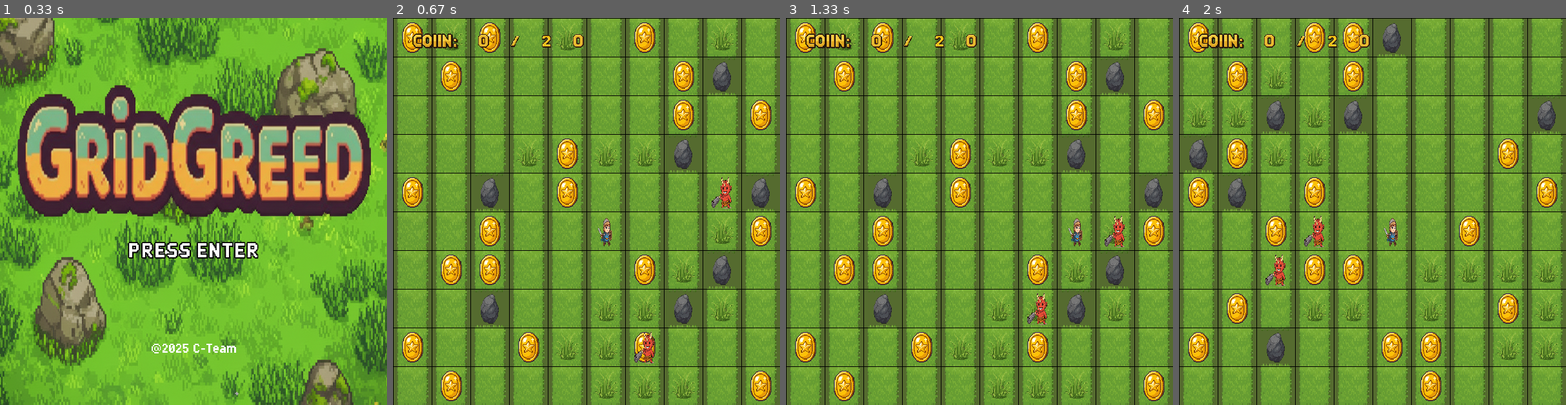
Above: before the commit, frames 1-4 (left to right).
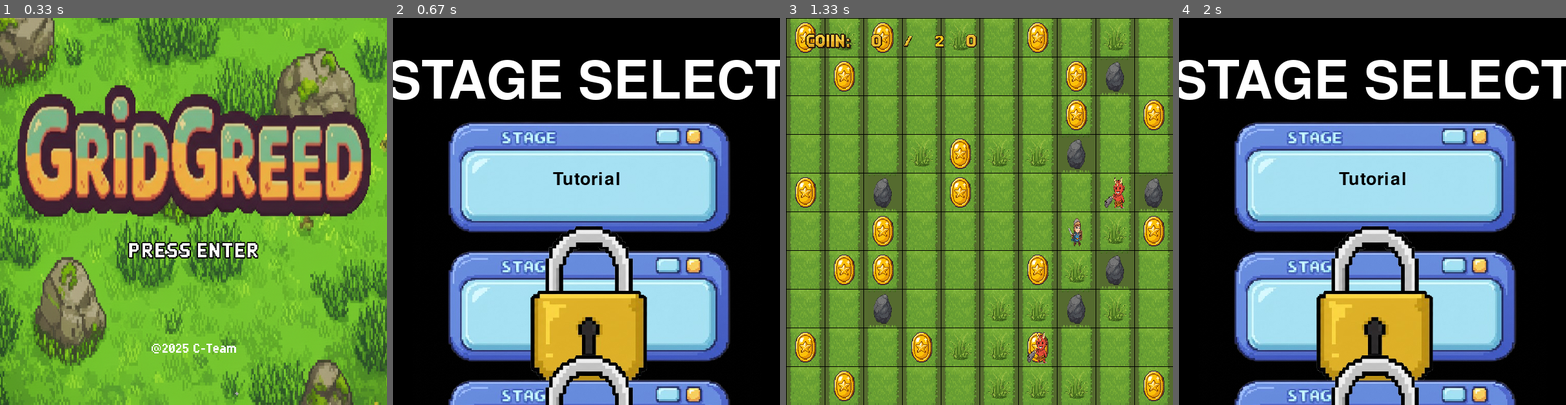
Above: after the commit, the same moments.

Repository: nalgo-intern/team-c-2025-summer-08-25
Game: pygame game, started from NipponAlugo_intern/oikakekko_game.py
Two runs of this game, one before a commit and one after it. Both use one fixed random seed, a clock stepped at 60 frames per second and the inputs below.
Inputs (mouse positions are in pixels of both pictures, inside the frame that each line leads up to):
- Up to frame 1 (0.33 s): no input
- Up to frame 2 (0.67 s): tap Space at 0.33 s
- Up to frame 3 (1.33 s): press the mouse at (979, 180) at 0.7 s; move the mouse to (1049, 219) at 0.8 s; release the mouse at (1114, 257) at 0.93 s; hold D from 1 s (still down)
- Up to frame 4 (2 s): release D at 1.47 s; tap Space at 1.5, 1.83 s

Frame 1 is identical in both runs. In frame 2, 98% of the frame differs, in the area x 0-100%, y 0-100%; in frame 3, 0.9%; in frame 4, 98%.

Commit message:
ステージセレクトを作った。（まだ完成していない。）

Diff:
--- a/NipponAlugo_intern/oikakekko_game.py
+++ b/NipponAlugo_intern/oikakekko_game.py
@@ -20,10 +20,13 @@
 
 # 色
 BLACK, WHITE, BG_GREEN, RED, YELLOW = (0,0,0), (255,255,255), (85,107,47), (255,0,0), (255,255,0)
+BUTTON_COLOR = (100, 100, 100)
+LOCKED_COLOR = (50, 50, 50)
 
 # UI画像のスケールファクターを定義
 UI_SCALE_FACTOR_DISPLAY = 0.15
 UI_SCALE_FACTOR = 0.07
+UI_PANEL_SCALE = 0.8
 
 # --- 画像読み込み ---
 try:
@@ -67,12 +70,25 @@
     slash_img = pygame.image.load(os.path.join(BASE_DIR, "slash.png")).convert_alpha()
     slash_img = pygame.transform.scale_by(slash_img, UI_SCALE_FACTOR)
 
+    stage_panel_img = pygame.image.load(os.path.join(BASE_DIR, "stage_panel.png")).convert_alpha()
+    stage_panel_img = pygame.transform.scale_by(stage_panel_img, UI_PANEL_SCALE)
+    lock_icon_img = pygame.image.load(os.path.join(BASE_DIR, "lock_icon.png")).convert_alpha()
+    lock_icon_img = pygame.transform.scale_by(lock_icon_img, UI_PANEL_SCALE)
+
 except pygame.error as e:
     print(f"画像の読み込みに失敗しました: {e}")
     sys.exit()
 
 # --- フォント・テキスト準備 ---
-game_over_font, info_font = pygame.font.Font(None, 100), pygame.font.Font(None, 50)
+title_font, info_font = pygame.font.Font(None, 120), pygame.font.Font(None, 50)
+button_font, stage_title_font = pygame.font.Font(None, 60), pygame.font.Font(None, 40)
+game_over_font, ui_font = pygame.font.Font(None, 100), pygame.font.Font(None, 40)
+title_text = title_font.render("Grid Greed", True, WHITE)
+title_rect = title_text.get_rect(center=(WIDTH // 2, HEIGHT // 3))
+start_text = info_font.render("Press SPACE to Start", True, WHITE)
+start_rect = start_text.get_rect(center=(WIDTH // 2, HEIGHT // 2))
+stage_select_title = title_font.render("STAGE SELECT", True, WHITE)
+stage_select_title_rect = stage_select_title.get_rect(center=(WIDTH // 2, 100))
 game_over_text = game_over_font.render("GAME OVER", True, RED)
 game_over_rect = game_over_text.get_rect(center=(WIDTH // 2, HEIGHT // 2))
 restart_text = info_font.render("Press SPACE to Restart", True, WHITE)
@@ -85,25 +101,43 @@
 field, last_move_time, coin_count = [], 0, 0
 rope_pos = (GRID_WIDTH // 2, GRID_HEIGHT // 2)
 rope = None
-oni_list = [] # ▼▼▼【変更】鬼のリストを追加 ▼▼▼
+oni_list = []
+scroll_y = 0
+is_scrolling = False # ▼▼▼【変更】スクロール中かどうかのフラグを追加 ▼▼▼
 MODE = "START_SCREEN"
 
-# ▼▼▼【変更】鬼をクラスで管理する ▼▼▼
+# --- 各クラス定義 ---
+class Stage:
+    def __init__(self, name, y_pos, locked=False):
+        self.name, self.locked = name, locked
+        self.panel_rect = stage_panel_img.get_rect(center=(WIDTH // 2, y_pos))
+        self.title_text = stage_title_font.render(name, True, BLACK)
+        self.title_rect = self.title_text.get_rect(center=self.panel_rect.center)
+    def draw(self, surface, scroll):
+        draw_rect = self.panel_rect.move(0, scroll)
+        if -self.panel_rect.height < draw_rect.top < HEIGHT:
+            surface.blit(stage_panel_img, draw_rect)
+            if self.locked:
+                lock_rect = lock_icon_img.get_rect(center=draw_rect.center)
+                surface.blit(lock_icon_img, lock_rect)
+            else:
+                title_draw_rect = self.title_rect.move(0, scroll)
+                surface.blit(self.title_text, title_draw_rect)
+    def is_clicked(self, pos, scroll):
+        draw_rect = self.panel_rect.move(0, scroll)
+        return not self.locked and draw_rect.collidepoint(pos)
+
+stages = [Stage("Tutorial", 250), Stage("Stage 2", 450, locked=True), Stage("Stage 3", 650, locked=True)]
+
 class Oni:
     def __init__(self, x, y):
-        self.x = x
-        self.y = y
-        self.move_interval = random.randint(450, 650) # 鬼ごとに少し速度を変える
-        self.last_move_time = 0
+        self.x, self.y, self.last_move_time = x, y, 0
+        self.move_interval = random.randint(450, 650)
         self.image = oni_img
-
     def update_position(self, bfs_map, player_pos):
-        next_pos = get_oni_next_move(bfs_map, (self.x, self.y), player_pos)
-        self.x, self.y = next_pos
-
+        self.x, self.y = get_oni_next_move(bfs_map, (self.x, self.y), player_pos)
     def draw(self, surface):
         surface.blit(self.image, (self.x * GRID_SIZE, self.y * GRID_SIZE))
-# ▲▲▲【変更】ここまで ▲▲▲
 
 class Rope:
     def __init__(self, x_pixel, target_y_pixel):
@@ -119,46 +153,6 @@
             draw_x = self.x - scaled_rope.get_width() // 2
             surface.blit(scaled_rope, (draw_x, 0))
 
-def reset_game():
-    global player_x, player_y, field, last_move_time, coin_count, rope, oni_list
-    player_x, player_y = rope_pos; coin_count = 0; rope = None
-    oni_list = [] # 鬼のリストをリセット
-
-    field = [[{"type": "grass", "bush": False, "coin": False} for _ in range(GRID_WIDTH)] for _ in range(GRID_HEIGHT)]
-
-    occupied_positions = {(player_x, player_y)} # プレイヤーの位置を占有済みとする
-
-    rocks_set = set()
-    while len(rocks_set) < random.randint(5, 10):
-        rx, ry = random.randint(0, GRID_WIDTH - 1), random.randint(0, GRID_HEIGHT - 1)
-        if (rx, ry) not in occupied_positions:
-            field[ry][rx]["type"] = "rock"; rocks_set.add((rx, ry)); occupied_positions.add((rx, ry))
-
-    coins_placed = 0
-    while coins_placed < 20:
-        cx, cy = random.randint(0, GRID_WIDTH - 1), random.randint(0, GRID_HEIGHT - 1)
-        if (cx, cy) not in occupied_positions and not field[cy][cx]["coin"]:
-            field[cy][cx]["coin"] = True; coins_placed += 1
-
-    # ▼▼▼【変更】鬼を2体生成する ▼▼▼
-    for _ in range(2):
-        while True:
-            ox, oy = random.randint(0, GRID_WIDTH - 1), random.randint(0, GRID_HEIGHT - 1)
-            distance = abs(ox - player_x) + abs(oy - player_y)
-            if (ox, oy) not in occupied_positions and distance >= 3:
-                oni_list.append(Oni(ox, oy))
-                occupied_positions.add((ox, oy))
-                break
-    # ▲▲▲【変更】ここまで ▲▲▲
-
-    for y in range(GRID_HEIGHT):
-        for x in range(GRID_WIDTH):
-            if field[y][x]["type"] == "grass" and random.random() < 0.1: field[y][x]["bush"] = True
-            if 0 <= y - 1 and field[y - 1][x]["bush"] and random.random() < 0.4: field[y][x]["bush"] = True
-            if 0 <= x - 1 and field[y][x - 1]["bush"] and random.random() < 0.4: field[y][x]["bush"] = True
-
-    last_move_time = 0
-
 class Leaf:
     def __init__(self):
         self.x, self.y = random.randint(WIDTH // 2, WIDTH + 50), random.randint(-50, 0)
@@ -173,25 +167,46 @@
         leaf_rect = rotated_leaf.get_rect(center=(int(self.x), int(self.y)))
         surface.blit(rotated_leaf, leaf_rect)
 
+def reset_game():
+    global player_x, player_y, field, last_move_time, coin_count, rope, oni_list
+    player_x, player_y = rope_pos; coin_count = 0; rope = None; oni_list = []
+    field = [[{"type": "grass", "bush": False, "coin": False} for _ in range(GRID_WIDTH)] for _ in range(GRID_HEIGHT)]
+    occupied_positions = {(player_x, player_y)}
+    rocks_set = set()
+    while len(rocks_set) < random.randint(5, 10):
+        rx, ry = random.randint(0, GRID_WIDTH - 1), random.randint(0, GRID_HEIGHT - 1)
+        if (rx, ry) not in occupied_positions:
+            field[ry][rx]["type"] = "rock"; rocks_set.add((rx, ry)); occupied_positions.add((rx, ry))
+    coins_placed = 0
+    while coins_placed < 20:
+        cx, cy = random.randint(0, GRID_WIDTH - 1), random.randint(0, GRID_HEIGHT - 1)
+        if (cx, cy) not in occupied_positions and not field[cy][cx]["coin"]:
+            field[cy][cx]["coin"] = True; coins_placed += 1
+    for y in range(GRID_HEIGHT):
+        for x in range(GRID_WIDTH):
+            if field[y][x]["type"] == "grass" and random.random() < 0.1: field[y][x]["bush"] = True
+            if 0 <= y - 1 and field[y - 1][x]["bush"] and random.random() < 0.4: field[y][x]["bush"] = True
+            if 0 <= x - 1 and field[y][x - 1]["bush"] and random.random() < 0.4: field[y][x]["bush"] = True
+    for _ in range(2):
+        while True:
+            ox, oy = random.randint(0, GRID_WIDTH - 1), random.randint(0, GRID_HEIGHT - 1)
+            distance = abs(ox - player_x) + abs(oy - player_y)
+            if (ox, oy) not in occupied_positions and distance >= 3:
+                oni_list.append(Oni(ox, oy)); occupied_positions.add((ox, oy)); break
+    last_move_time = 0
+
 def draw_coin_counter(surface, count):
-    start_x = 10
-    surface.blit(coin_display_img, (start_x, 10))
+    start_x = 10; surface.blit(coin_display_img, (start_x, 10))
     current_x = start_x + coin_display_img.get_width() + 5
-    count_str = str(count)
-    if not count_str: count_str = "0"
+    count_str = str(count) if count > 0 else "0"
     for digit in count_str:
-        num_img = number_images[int(digit)]
-        surface.blit(num_img, (current_x, 23))
-        current_x += num_img.get_width() + 2
-    surface.blit(slash_img, (current_x, 23))
-    current_x += slash_img.get_width() + 2
+        num_img = number_images[int(digit)]; surface.blit(num_img, (current_x, 23)); current_x += num_img.get_width() + 2
+    surface.blit(slash_img, (current_x, 23)); current_x += slash_img.get_width() + 2
     total_str = "20"
     for digit in total_str:
-        num_img = number_images[int(digit)]
-        surface.blit(num_img, (current_x, 23))
-        current_x += num_img.get_width() + 2
-
-# メインループ
+        num_img = number_images[int(digit)]; surface.blit(num_img, (current_x, 23)); current_x += num_img.get_width() + 2
+
+# --- メインループ ---
 clock = pygame.time.Clock()
 MOVE_INTERVAL_NORMAL, MOVE_INTERVAL_SLOW = 150, 600
 blink_interval, leaf_spawn_interval = 500, 600
@@ -201,12 +216,41 @@
 while True:
     for event in pygame.event.get():
         if event.type == pygame.QUIT: pygame.quit(); sys.exit()
-        if event.type == pygame.KEYDOWN:
-            if MODE == "START_SCREEN" and event.key == pygame.K_SPACE:
-                reset_game(); MODE = "PLAYING"
-            elif (MODE == "GAME_OVER" or MODE == "STAGE_CLEAR") and event.key == pygame.K_SPACE:
+
+        if MODE == "START_SCREEN":
+            if event.type == pygame.KEYDOWN and event.key == pygame.K_SPACE:
+                MODE = "STAGE_SELECT"
+
+        elif MODE == "STAGE_SELECT":
+            # ▼▼▼【変更】スクロールとクリックの判定ロジックを修正 ▼▼▼
+            if event.type == pygame.MOUSEWHEEL:
+                is_scrolling = True # スクロールが開始された
+                scroll_y += event.y * 20
+                max_scroll = (len(stages) - 2) * 200
+                scroll_y = max(min(scroll_y, 0), -max_scroll)
+
+            if event.type == pygame.MOUSEBUTTONUP:
+                # マウスボタンが離された瞬間に、スクロール中でなければクリックと判定
+                if not is_scrolling:
+                    for stage in stages:
+                        if stage.is_clicked(event.pos, scroll_y):
+                            reset_game()
+                            MODE = "PLAYING"
+                            break
+                # いずれの場合も、マウスを離したらスクロール状態をリセット
+                is_scrolling = False
+
+            if event.type == pygame.MOUSEBUTTONDOWN:
+                # マウスを押した瞬間は、まだスクロールかどうか判断できないので
+                # スクロール状態を一旦リセットする
+                is_scrolling = False
+            # ▲▲▲【変更】ここまで ▲▲▲
+
+        elif MODE == "GAME_OVER" or MODE == "STAGE_CLEAR":
+            if event.type == pygame.KEYDOWN and event.key == pygame.K_SPACE:
                 MODE = "START_SCREEN"
 
+    # --- モード別の描画・ロジック処理 ---
     if MODE == "START_SCREEN":
         current_time = pygame.time.get_ticks()
         if current_time - last_blink_time > blink_interval:
@@ -223,6 +267,12 @@
         if show_press_enter:
             press_enter_rect = press_enter_img.get_rect(centerx=WIDTH // 2, bottom=copyright_rect.top - 10)
             screen.blit(press_enter_img, press_enter_rect)
+
+    elif MODE == "STAGE_SELECT":
+        screen.fill(BLACK)
+        for stage in stages:
+            stage.draw(screen, scroll_y)
+        screen.blit(stage_select_title, stage_select_title_rect)
 
     elif MODE == "PLAYING":
         current_time = pygame.time.get_ticks()
@@ -244,16 +294,12 @@
             MODE = "STAGE_CLEAR"
         if rope: rope.update()
 
-        # ▼▼▼【変更】すべての鬼をループで処理 ▼▼▼
         bfs_map = ["".join(["#" if cell["type"] == "rock" else "." for cell in row]) for row in field]
         for oni in oni_list:
             if current_time - oni.last_move_time > oni.move_interval:
-                oni.update_position(bfs_map, (player_x, player_y))
-                oni.last_move_time = current_time
+                oni.update_position(bfs_map, (player_x, player_y)); oni.last_move_time = current_time
             if (oni.x, oni.y) == (player_x, player_y):
-                MODE = "GAME_OVER"
-                break # 一体でも捕まったらループを抜ける
-        # ▲▲▲【変更】ここまで ▲▲▲
+                MODE = "GAME_OVER"; break
 
         # 描画 (プレイ中)
         screen.fill(BG_GREEN)
@@ -271,10 +317,7 @@
         for x in range(0, WIDTH, GRID_SIZE): pygame.draw.line(screen, BLACK, (x, 0), (x, HEIGHT))
         for y in range(0, HEIGHT, GRID_SIZE): pygame.draw.line(screen, BLACK, (0, y), (WIDTH, y))
         screen.blit(hero_img, (player_x * GRID_SIZE, player_y * GRID_SIZE))
-        # ▼▼▼【変更】すべての鬼を描画 ▼▼▼
-        for oni in oni_list:
-            oni.draw(screen)
-        # ▲▲▲【変更】ここまで ▲▲▲
+        for oni in oni_list: oni.draw(screen)
         draw_coin_counter(screen, coin_count)
 
     elif MODE == "GAME_OVER":
Binary file added: NipponAlugo_intern/lock_icon.png
Binary file added: NipponAlugo_intern/stage_panel.png
